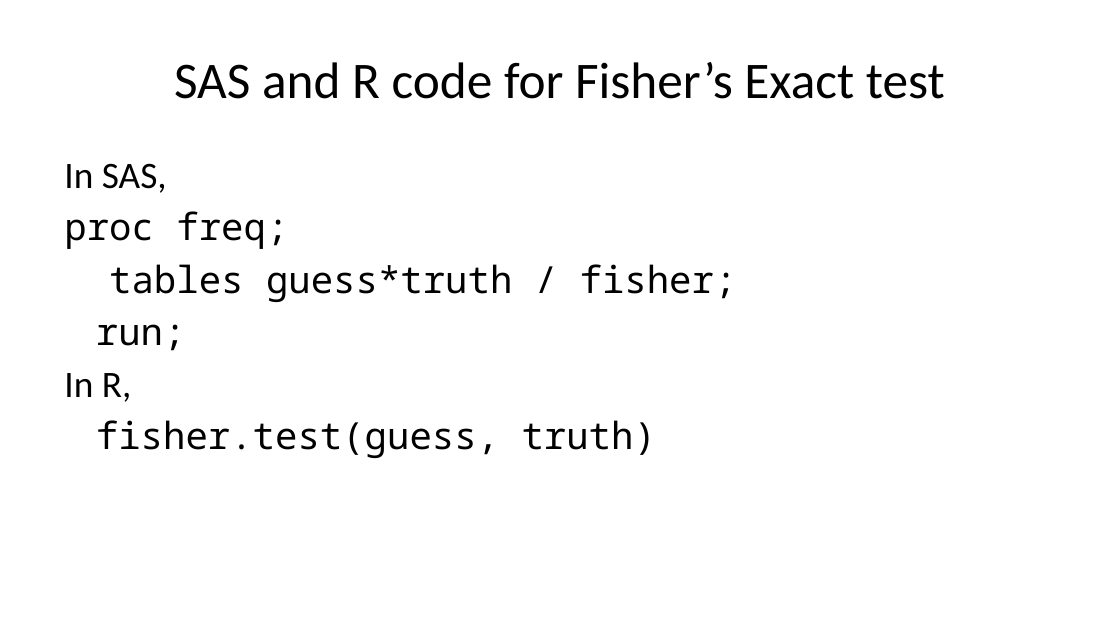
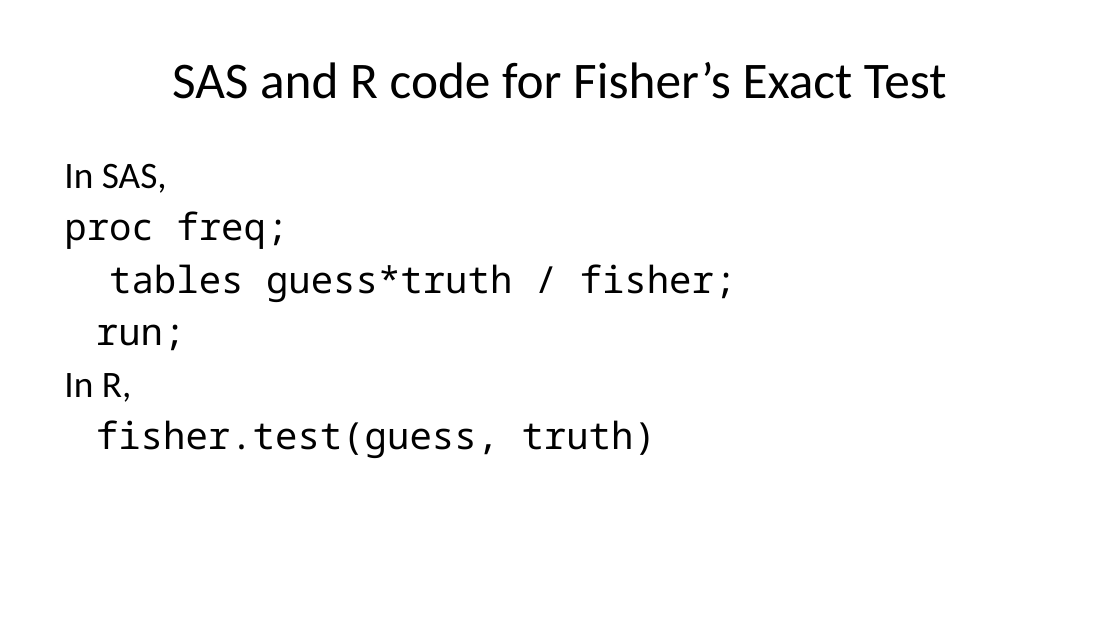
Before and after one commit to pmean/talks, a slide deck: slide 27 of exact-tests/results/exact-and-randomization-tests.pptx. Drawn at 1120x630 pixels with LibreOffice and Linux fonts; fonts in the diff are those of the drawing. Boxes give left, top, right and bottom in pixels: in the first picture for what was removed or moved away, otherwise in the second. Text is boxed around its words. In the diff, an @@ line names an element or a change of style, - is before the commit and + after.

Commit message:
Finalized exact-tests talk

```diff
--- a/exact-tests/results/exact-and-randomization-tests.pptx
+++ b/exact-tests/results/exact-and-randomization-tests.pptx
@@ title at bbox=[172, 62, 947, 99]: text changed @@
-SAS and R code for Fisher’s Exact test
+SAS and R code for Fisher’s Exact Test
```
Also in this commit, not shown: 11 other slides changed, 2 slides added, 3 slides removed, 3 other files.
